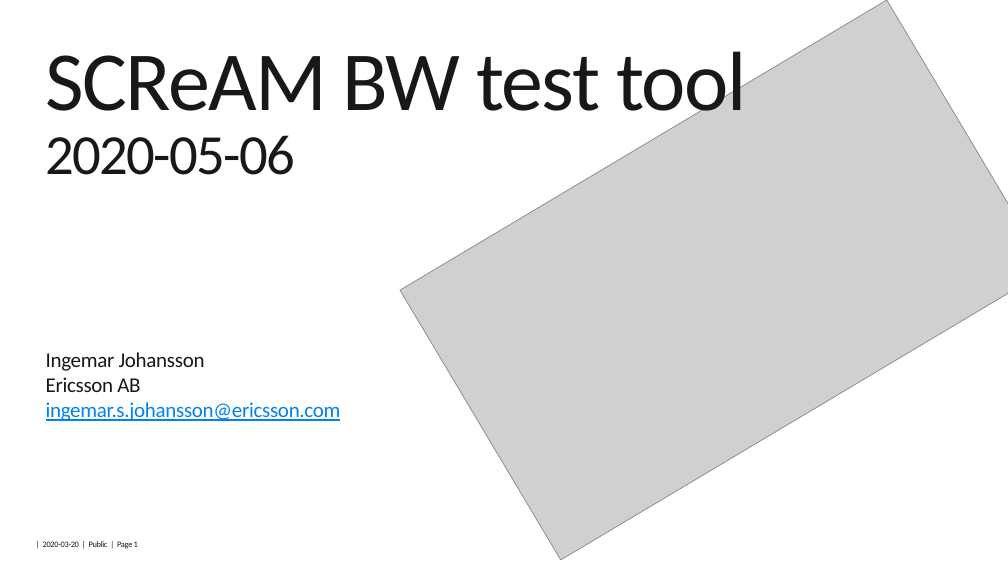
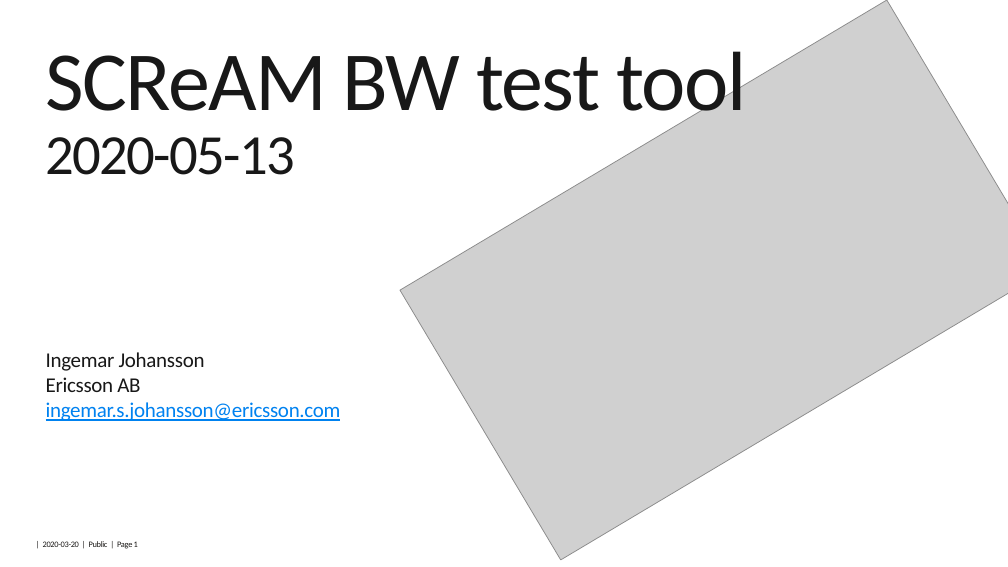
Before and after one commit to 5G-VCA-CC/scream, a slide deck: slide 1 of code/bw-test-tool/SCReAM-BW-test-tool.pptx. Drawn at 1008x567 pixels with LibreOffice and Linux fonts; fonts in the diff are those of the drawing; grey boxes stand for pictures; background and template pictures are left out. Boxes give left, top, right and bottom in pixels: in the first picture for what was removed or moved away, otherwise in the second. Text is boxed around its words. In the diff, an @@ line names an element or a change of style, - is before the commit and + after.

Commit message:
Updated with new options in SCReAM BW test tool

```diff
--- a/code/bw-test-tool/SCReAM-BW-test-tool.pptx
+++ b/code/bw-test-tool/SCReAM-BW-test-tool.pptx
@@ title at (x1=46, y1=51, x2=746, y2=175): text changed @@
-SCReAM BW test tool
-2020-05-06
+SCReAM BW test tool
+2020-05-13
```
Also in this commit, not shown: 2 other slides changed, 6 other files.
